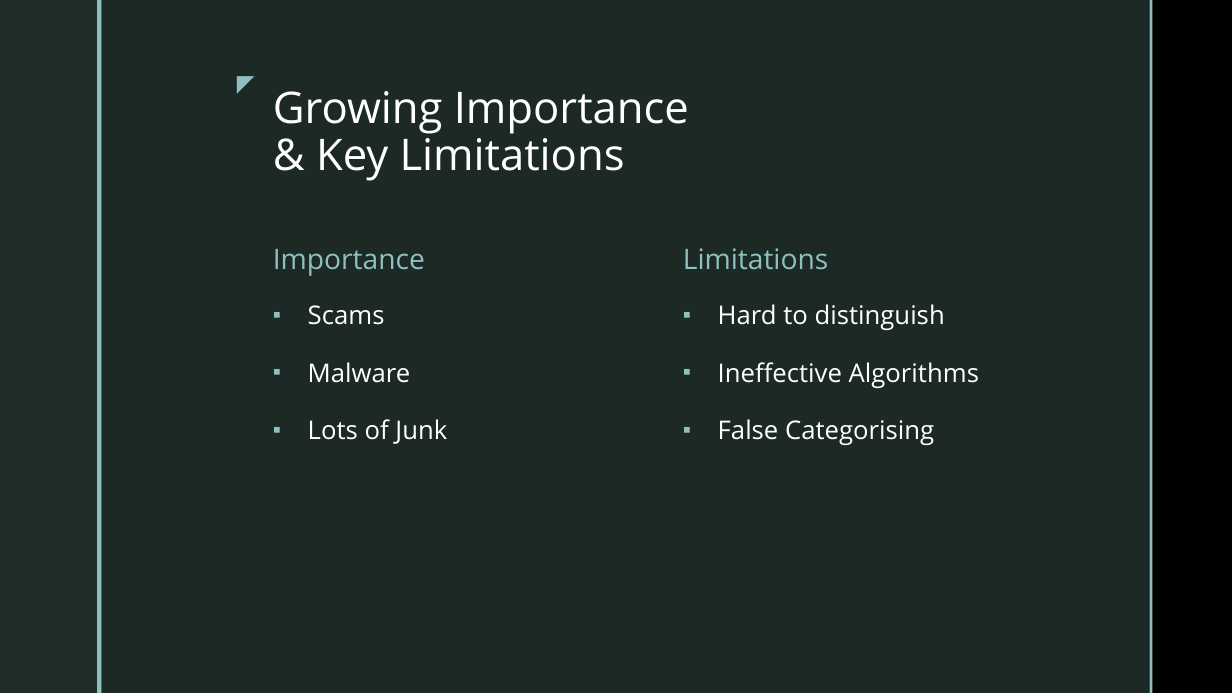
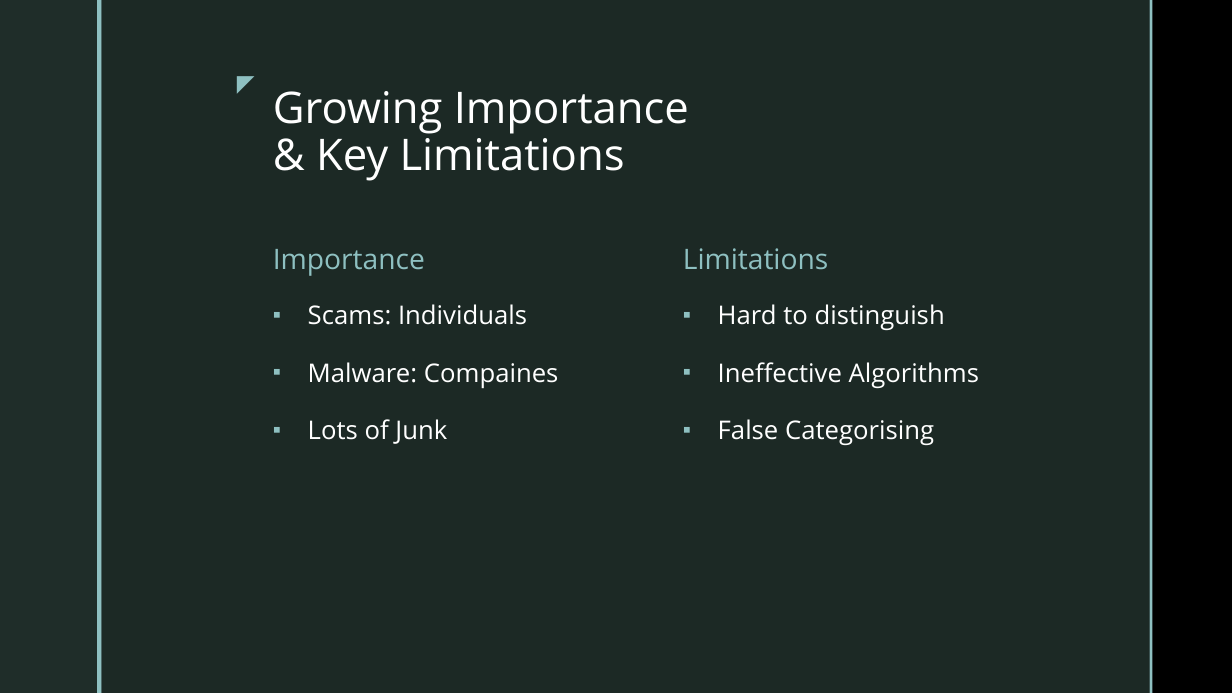
Before and after one commit to abdullahbilici/E-mail-Spam-Classification, a slide deck: slide 2 of Presentation and Report/Presentation.pptx. Drawn at 1232x693 pixels with LibreOffice and Linux fonts; fonts in the diff are those of the drawing; background and template pictures are left out. Boxes give left, top, right and bottom in pixels: in the first picture for what was removed or moved away, otherwise in the second. Text is boxed around its words. In the diff, an @@ line names an element or a change of style, - is before the commit and + after.

```diff
--- a/Presentation and Report/Presentation.pptx
+++ b/Presentation and Report/Presentation.pptx
@@ text at (x1=308, y1=304, x2=559, y2=388): text changed @@
-▪ Scams
-▪ Malware
+▪ Scams: Individuals
+▪ Malware: Compaines
```
Also in this commit, not shown: 6 slides added, 1 slide removed, 1 other file.
